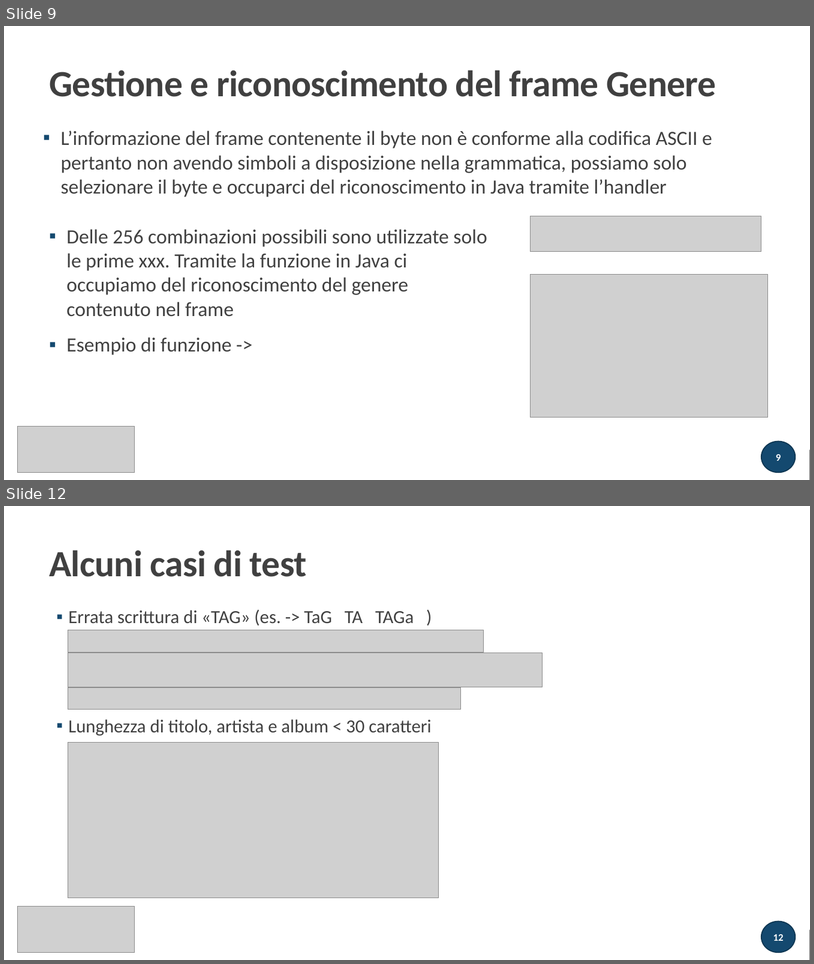
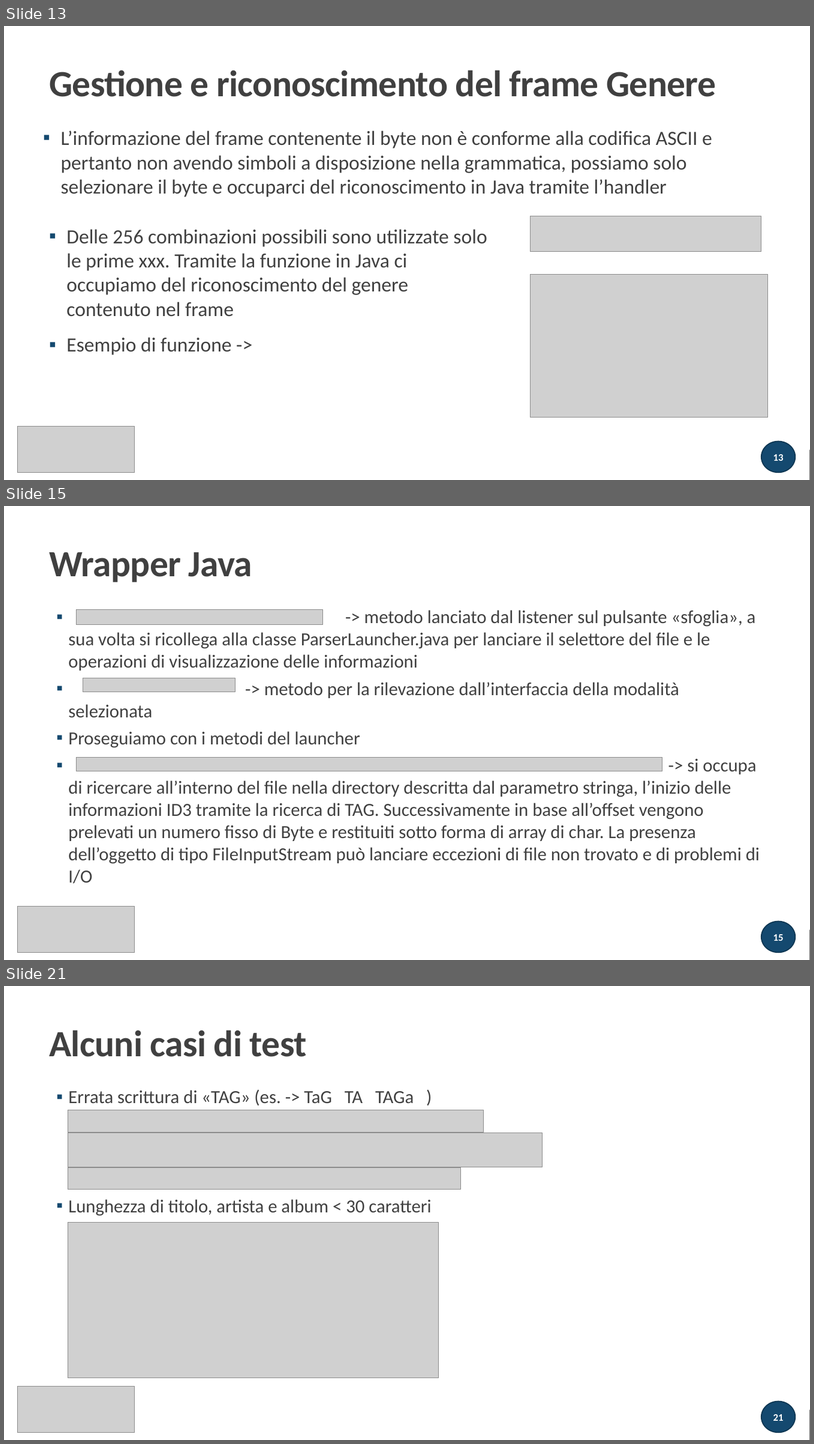
Before and after one commit to atusghen/SimpleID3, a slide deck: presentazione tecnica.pptx. Shown one above the other, each under a label of ours: slides 9 and 12 before the commit, slides 13, 15 and 21 after it; the slides between them are not shown. The pictures are 814x964 and 814x1444 pixels, drawn with LibreOffice and Linux fonts; fonts in the diff are those of the drawing; grey boxes stand for pictures. Boxes give left, top, right and bottom in pixels: in the first picture for what was removed or moved away, otherwise in the second. Text is boxed around its words. In the diff, an @@ line names an element or a change of style, - is before the commit and + after.

```diff
--- a/presentazione tecnica.pptx
+++ b/presentazione tecnica.pptx
@@ slide 15 added at <box>4,506,810,960</box>, background #FFFFFF; not listed: 1 template element that a slide beside it also shows @@
@@ rectangle added at <box>4,506,810,960</box>, fill #FFFFFF @@
@@ title added at <box>49,552,252,582</box>, 44 pt, text #404040, bold @@
+Wrapper Java
@@ text added at <box>68,610,760,883</box>, 22 pt, text #404040 @@
+  ▪ -> metodo lanciato dal listener sul pulsante «sfoglia», a sua volta si ricollega alla classe ParserLauncher.java per lanciare il selettore del file e le operazioni di visualizzazione delle informazioni
+  ▪ -> metodo per la rilevazione dall’interfaccia della modalità selezionata
+  ▪ Proseguiamo con i metodi del launcher
+  ▪ -> si occupa di ricercare all’interno del file nella directory descritta dal parametro stringa, l’inizio delle informazioni ID3 tramite la ricerca di TAG. Successivamente in base all’offset vengono prelevati un numero fisso di Byte e restituiti sotto forma di array di char. La presenza dell’oggetto di tipo FileInputStream può lanciare eccezioni di file non trovato e di problemi di I/O
@@ picture added at <box>76,609,323,625</box> @@
@@ line added from (44, 680) to (231, 680), #404040 1 pt @@
@@ rectangle added at <box>44,670,239,700</box>, fill #FFFFFF, outline #FFFFFF 1.25 pt @@
@@ picture added at <box>83,678,236,692</box> @@
@@ picture added at <box>76,757,663,771</box> @@
@@ picture added at <box>18,906,135,952</box> @@
@@ rectangle added at <box>4,930,810,960</box>, fill #262626 @@
@@ page number added at <box>762,921,796,952</box>, fill #14496F, outline #0F3652 1.25 pt, 12 pt, text #FFFFFF, bold @@
+15
@@ what was slide 9 is now slide 13 @@
@@ page number at <box>774,454,784,460</box>: text changed @@
-9
+13
@@ what was slide 12 is now slide 21 @@
@@ page number at <box>774,1414,784,1420</box>: text changed @@
-12
+21
```
Also in this commit, not shown: 4 slides changed, 12 other slides added, 4 slides removed, 3 other files.
